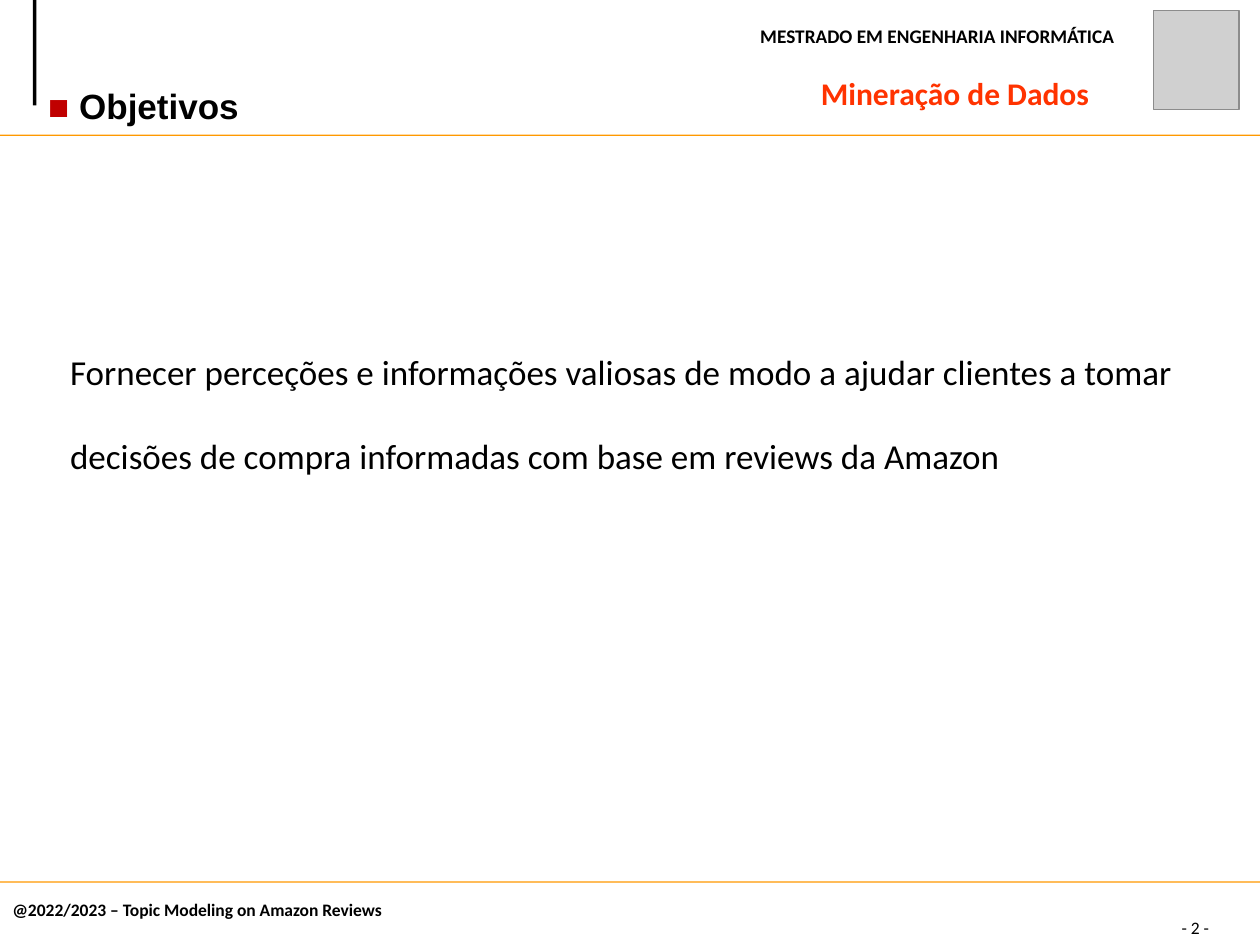
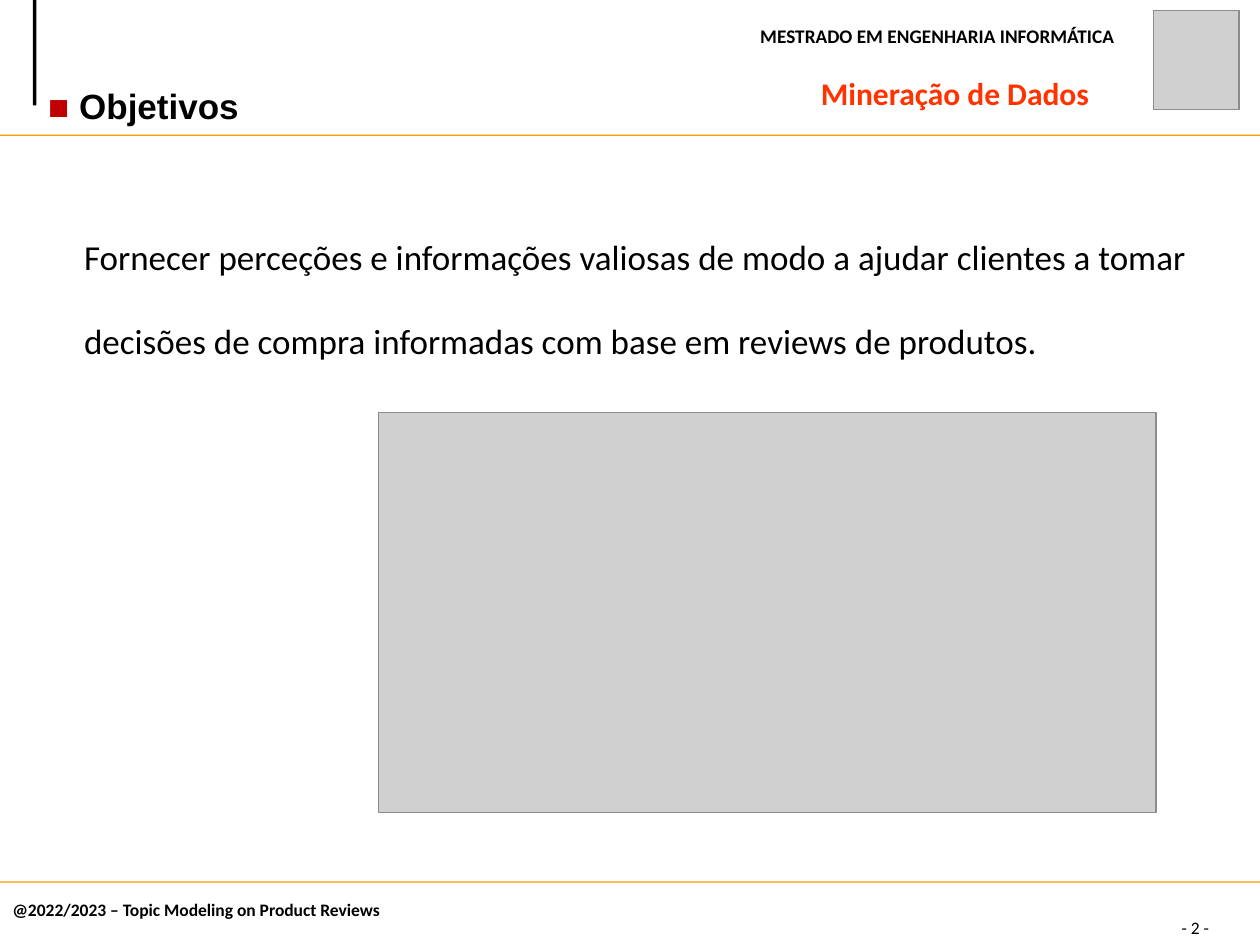
Before and after one commit to claudiadmr/MD-Projeto, a slide deck: slide 2 of Fase2/MD.pptx. Drawn at 1260x945 pixels with LibreOffice and Linux fonts; fonts in the diff are those of the drawing; grey boxes stand for pictures. Boxes give left, top, right and bottom in pixels: in the first picture for what was removed or moved away, otherwise in the second. Text is boxed around its words. In the diff, an @@ line names an element or a change of style, - is before the commit and + after.

Commit message:
powerpoint final

```diff
--- a/Fase2/MD.pptx
+++ b/Fase2/MD.pptx
@@ text at [84, 245, 1185, 360]: text changed @@
-Fornecer perceções e informações valiosas de modo a ajudar clientes a tomar decisões de compra informadas com base em reviews da Amazon
+Fornecer perceções e informações valiosas de modo a ajudar clientes a tomar decisões de compra informadas com base em reviews de produtos.
@@ picture added at [379, 412, 1157, 813] @@
@@ text at [12, 903, 379, 919]: text changed @@
-@2022/2023 – Topic Modeling on Amazon Reviews
+@2022/2023 – Topic Modeling on Product Reviews
```
Also in this commit, not shown: 8 other slides changed, 2 slides added.
